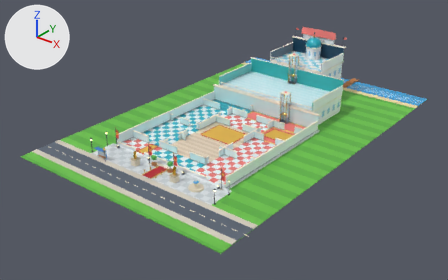
A saved change to the glTF model art3d/venues/pelagic_crown/shell.glb.
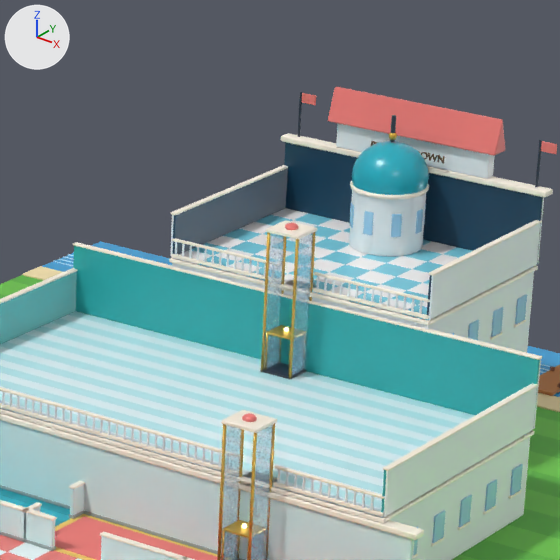
Each version appears first whole from a 50 mm camera at (62.4, -75.5, 39.9) aimed at (9.3, -9.2, -1.2), and next in a close-up on the part from 53% to 78% of the width and 3% to 43% of the height. Lighting does not change. The marker at upper left points along +X, +Y and +Z. The older version's two pictures come first. Vertices at exactly the same position are counted once.

The first close-up shows 'building', 'cabin_abyss_gallery', 'cabin_crown_deck', 'crown', 'dome', 'floor_abyss_gallery', 'floor_crown_deck', 'grounds', 'lift_abyss_gallery', 'lift_crown_deck'.
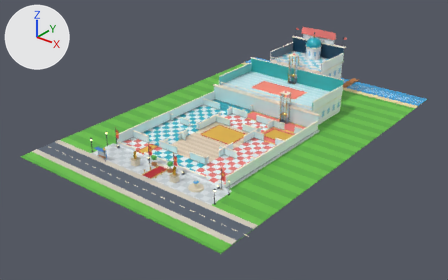
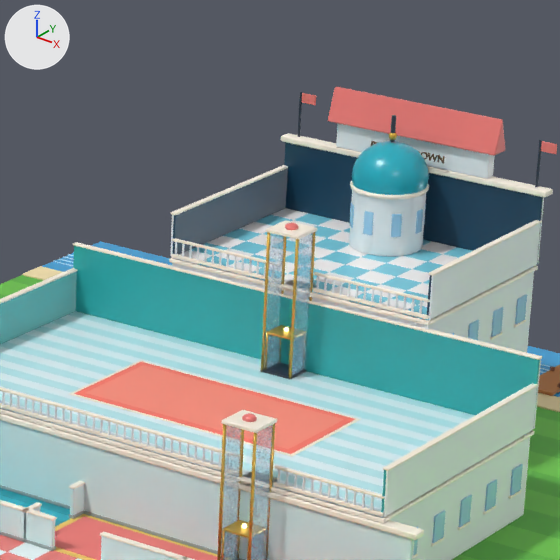
Changed parts and their boxes [x1, y1, x2, y2] in the close-ups (560 x 560 px):
part 1 of me_cube_611, added
    after: [74, 362, 355, 454]
part 2 of me_cube_611, added (red)
    after: [85, 365, 344, 449]
part 3 of me_cube_611, added
    after: [69, 360, 361, 457]

Diff of the bpy script that builds the scene:
```diff
--- a/art3d/venues/pelagic_crown/shell.glb.py
+++ b/art3d/venues/pelagic_crown/shell.glb.py
@@ mat_toy_ff7a6a_60 @@
+mat_toy_ff7a6a_60 = principled_material('toy_FF7A6A_60')
+mat_toy_ff7a6a_60.base_color = (1.0, 0.195, 0.144)  # red #ff7a6a
+mat_toy_ff7a6a_60.roughness = 0.6
@@ mat_toy_ff907d_60 @@
+mat_toy_ff907d_60 = principled_material('toy_FF907D_60')
+mat_toy_ff907d_60.base_color = (1.0, 0.279, 0.205)  # red #ff907d
+mat_toy_ff907d_60.roughness = 0.6
@@ me_cube_611 @@
 # used by ob_floor_abyss_gallery; location = (0.0, 0.0, 0.0)
-me_cube_611.from_pydata(...)  # 11276 vertices, 22276 faces; spans x 0.9..19.1, y -0.1..9.1, z 0.0..5.4
+me_cube_611.from_pydata(...)  # 11340 vertices, 22392 faces; spans x 0.9..19.1, y -0.1..9.1, z 0.0..5.4
+# me_cube_611 part 1: a new loose piece of 24 vertices spanning x 5.8..14.2, y 2.4..6.2, z 3.0, in mat_toy_ff7a6a_60 (red #ff7a6a)
+# me_cube_611 part 2: a new loose piece of 24 vertices spanning x 6.1..13.9, y 2.7..6.0, z 3.0, in mat_toy_ff907d_60 (red #ff907d)
+# me_cube_611 part 3: a new loose piece of 16 vertices spanning x 5.7..14.3, y 2.3..6.3, z 3.0, in mat_toy_fff7e6_40 (pale yellow #fff7e6)
+# other edits to the shape of me_cube_611 do not show in these pictures
 me_cube_611.materials.append(mat_toy_eef6f8_50)
@@ me_cube_611 @@
 me_cube_611.materials.append(mat_toy_eef6f8_45)
+me_cube_611.materials.append(mat_toy_ff7a6a_60)  # red #ff7a6a
+me_cube_611.materials.append(mat_toy_ff907d_60)  # red #ff907d
```
